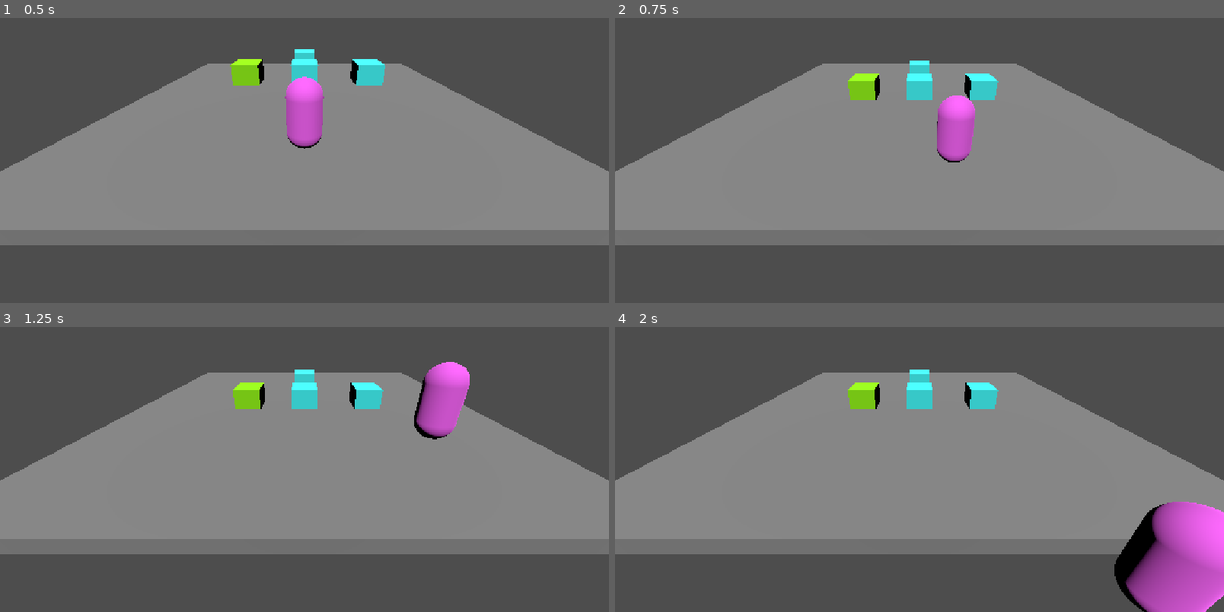
Above: before the commit, frames 1-4 (two rows, left to right).
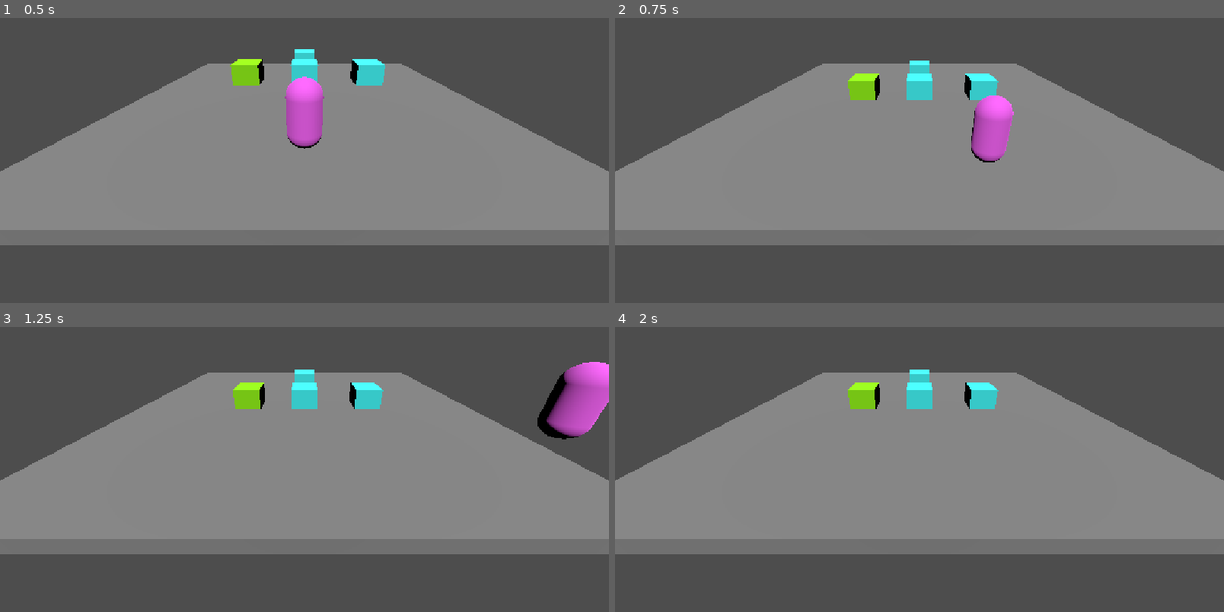
Above: after the commit, the same moments.

Repository: 17Dodecahedrons/Spieleentwicklungskurs
Game: Godot game, scene res://szenen/level_1.tscn
Two runs of this game, one before a commit and one after it. Both use one fixed random seed, a clock stepped at 60 frames per second and the inputs below.
Inputs:
- Up to frame 1 (0.5 s): no input
- Up to frame 2 (0.75 s): hold D (right) from 0.53 s (still down); hold Shift (sprint) from 0.53 s (still down)
- Up to frame 3 (1.25 s): keep holding D (right); keep holding Shift (sprint); tap Space (jump) at 0.77 s
- Up to frame 4 (2 s): release D (right) at 1.28 s; release Shift (sprint) at 1.28 s; hold S (backward) from 1.28 s (still down); tap Shift (sprint) at 1.35 s; tap Space (jump) at 1.52 s

Frame 1 is identical in both runs. In frame 2, 2.5% of the frame differs, in the area x 52-66%, y 27-51%; in frame 3, 4.1%; in frame 4, 5.8%, in the area x 82-100%, y 61-100%.

Commit message:
Sprinten

Diff:
--- a/skripte/steve.gd
+++ b/skripte/steve.gd
@@ -13,14 +13,19 @@
 	if not is_on_floor():
 		velocity += gravity * delta
 
+	# Sprinten
+	var neue_geschwindigkeit = SPIELER_GESCHWINDIGKEIT
+	if Input.is_action_pressed("sprint"):
+		neue_geschwindigkeit = 2 * SPIELER_GESCHWINDIGKEIT
+
 	# Steuerung
 	var input_dir = Input.get_vector("left", "right", "forward", "backward") # Vektor (-X, +X, -Y, +Y)
 	var direction = (transform.basis * Vector3(input_dir.x, 0, input_dir.y)).normalized() # Einbettung
 	if direction: # Tastendruck erkannt
-		velocity.x = direction.x * SPIELER_GESCHWINDIGKEIT
-		velocity.z = direction.z * SPIELER_GESCHWINDIGKEIT
+		velocity.x = direction.x * neue_geschwindigkeit
+		velocity.z = direction.z * neue_geschwindigkeit
 	else: # Abbremsen
-		velocity.x = move_toward(velocity.x, 0, SPIELER_GESCHWINDIGKEIT) # Aktuell, Zielwert, Schrittgröße
-		velocity.z = move_toward(velocity.z, 0, SPIELER_GESCHWINDIGKEIT)
+		velocity.x = move_toward(velocity.x, 0, neue_geschwindigkeit) # Aktuell, Zielwert, Schrittgröße
+		velocity.z = move_toward(velocity.z, 0, neue_geschwindigkeit)
 
 	move_and_slide() # Engine macht den Rest
Not shown, changed: branch_description.txt
